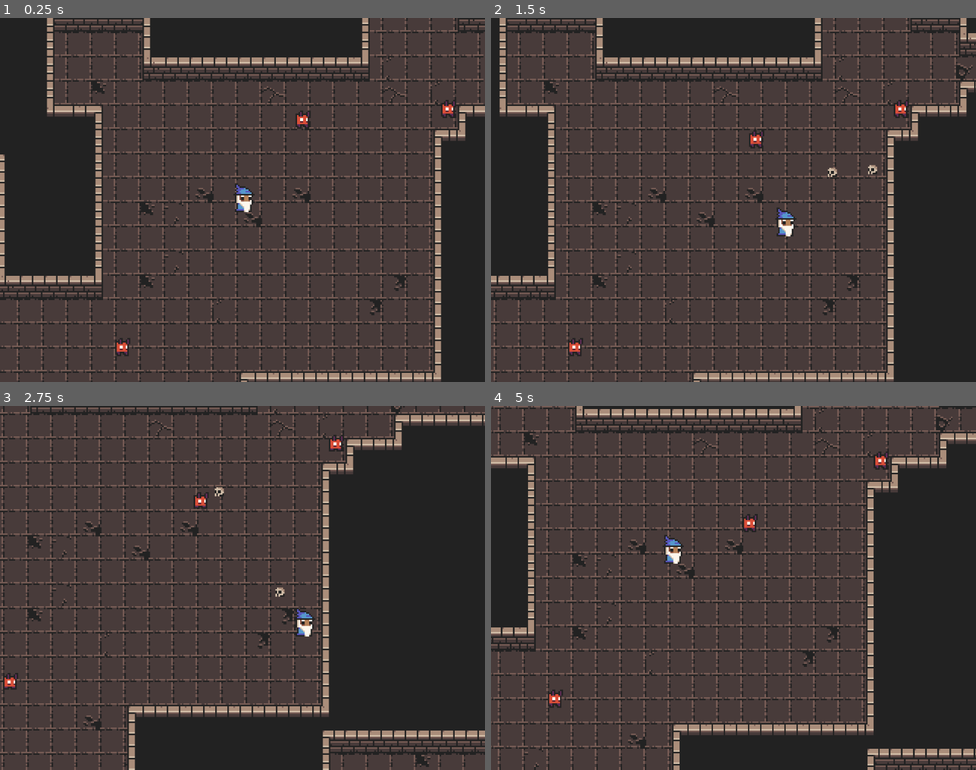
Above: before the commit, frames 1-4 (two rows, left to right).
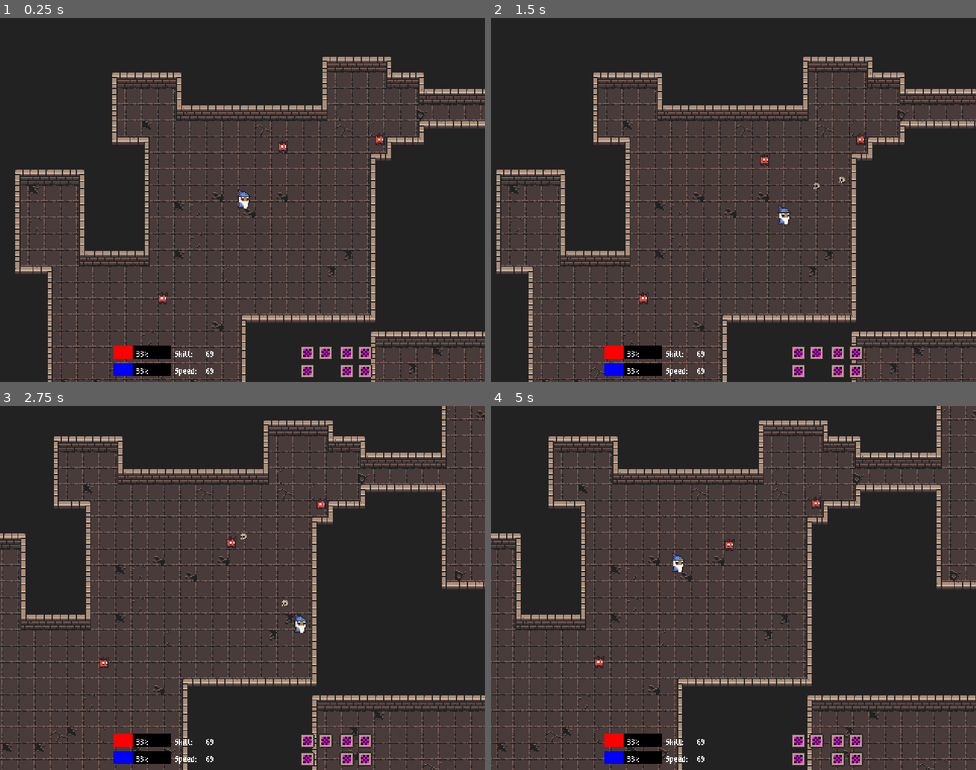
Above: after the commit, the same moments.

Repository: lownpho/mages
Game: Godot game, scene res://scenes/world.tscn
The game is run twice, just before and just after one commit, with the same random seed, the same clock (stepped at 60 frames per second) and the same inputs.
Inputs (mouse positions are in pixels of both pictures, inside the frame that each line leads up to):
- Up to frame 1 (0.25 s): no input
- Up to frame 2 (1.5 s): move the mouse to (840, 181) at 0.52 s; press the mouse at (840, 181) at 0.53 s; hold D (right) 0.53-1.28 s; move the mouse to (636, 218) at 1.27 s; release the mouse at (636, 218) at 1.28 s; hold S (down) from 1.28 s (still down); click (636, 218) at 1.35 s
- Up to frame 3 (2.75 s): move the mouse to (291, 507) at 2.02 s; release S (down) at 2.03 s; press the mouse at (291, 507) at 2.03 s; hold D (right) from 2.03 s (still down)
- Up to frame 4 (5 s): move the mouse to (709, 660) at 2.77 s; release D (right) at 2.78 s; release the mouse at (709, 660) at 2.78 s; hold W (up) 2.78-3.53 s; click (709, 660) at 2.85 s; move the mouse to (879, 642) at 3.52 s; press the mouse at (879, 642) at 3.53 s; hold A (left) from 3.53 s (still down); move the mouse to (588, 533) at 4.27 s; release the mouse at (588, 533) at 4.28 s; click (588, 533) at 4.35 s

The runs differ from the first frame. In frame 1, 49% of the frame differs, in the area x 0-100%, y 0-100%; in frame 2, 50%; in frame 3, 45%; in frame 4, 52%.

Commit message:
Add rough GUI

Diff:
--- /dev/null
+++ b/gui/theme.tres
@@ -0,0 +1,38 @@
+[gd_resource type="Theme" load_steps=7 format=3 uid="uid://b1ys22w5kvbpd"]
+
+[ext_resource type="FontFile" uid="uid://kkmwqdvog3u7" path="res://gui/m3x6.ttf" id="1_qgmjj"]
+[ext_resource type="Texture2D" uid="uid://dgbnlj6st3y5h" path="res://gui/ui.png" id="2_jlndv"]
+
+[sub_resource type="StyleBoxEmpty" id="StyleBoxEmpty_jlndv"]
+
+[sub_resource type="StyleBoxTexture" id="StyleBoxTexture_a8th1"]
+texture = ExtResource("2_jlndv")
+texture_margin_left = 3.0
+texture_margin_top = 3.0
+texture_margin_right = 3.0
+texture_margin_bottom = 3.0
+region_rect = Rect2(80, 104, 24, 24)
+
+[sub_resource type="StyleBoxFlat" id="StyleBoxFlat_jlndv"]
+bg_color = Color(0, 0, 0, 1)
+
+[sub_resource type="StyleBoxFlat" id="StyleBoxFlat_a8th1"]
+bg_color = Color(0, 1, 0, 1)
+
+[resource]
+Label/colors/font_color = Color(1, 1, 1, 1)
+Label/colors/font_outline_color = Color(0, 0, 0, 1)
+Label/colors/font_shadow_color = Color(0, 0, 0, 0)
+Label/constants/line_spacing = 3
+Label/constants/outline_size = 0
+Label/constants/shadow_offset_x = 1
+Label/constants/shadow_offset_y = 1
+Label/constants/shadow_outline_size = 1
+Label/font_sizes/font_size = 16
+Label/fonts/font = ExtResource("1_qgmjj")
+Label/styles/normal = SubResource("StyleBoxEmpty_jlndv")
+MarginContainer/constants/margin_bottom = 4
+PanelContainer/styles/panel = SubResource("StyleBoxTexture_a8th1")
+ProgressBar/fonts/font = ExtResource("1_qgmjj")
+ProgressBar/styles/background = SubResource("StyleBoxFlat_jlndv")
+ProgressBar/styles/fill = SubResource("StyleBoxFlat_a8th1")
--- a/project.godot
+++ b/project.godot
@@ -21,8 +21,8 @@
 
 [display]
 
-window/size/viewport_width=320
-window/size/viewport_height=240
+window/size/viewport_width=480
+window/size/viewport_height=360
 window/size/window_width_override=1280
 window/size/window_height_override=720
 window/stretch/mode="canvas_items"
--- a/scenes/world.tscn
+++ b/scenes/world.tscn
@@ -1,15 +1,26 @@
-[gd_scene load_steps=5 format=4 uid="uid://csw2alambl3eb"]
+[gd_scene load_steps=9 format=4 uid="uid://csw2alambl3eb"]
 
 [ext_resource type="PackedScene" uid="uid://cqjpouw1xepax" path="res://characters/player/player.tscn" id="1_nnsk1"]
 [ext_resource type="TileSet" uid="uid://lnp31c8lttjb" path="res://tilemaps/ground.tres" id="2_4wyf3"]
 [ext_resource type="TileSet" uid="uid://qvvs2lwd2gyo" path="res://tilemaps/walls.tres" id="2_rwgxs"]
 [ext_resource type="PackedScene" uid="uid://dvri3pbaf2jes" path="res://characters/enemies/small_demon.tscn" id="4_k0juu"]
+[ext_resource type="Theme" uid="uid://b1ys22w5kvbpd" path="res://gui/theme.tres" id="5_71j4m"]
+
+[sub_resource type="StyleBoxFlat" id="StyleBoxFlat_71j4m"]
+bg_color = Color(1, 0, 0, 1)
+
+[sub_resource type="StyleBoxFlat" id="StyleBoxFlat_qfnet"]
+bg_color = Color(0, 0, 1, 1)
+
+[sub_resource type="PlaceholderTexture2D" id="PlaceholderTexture2D_i7141"]
+size = Vector2(8, 8)
 
 [node name="World" type="Node2D"]
 
 [node name="Player" parent="." instance=ExtResource("1_nnsk1")]
 z_index = 1
 position = Vector2(164, 111)
+power = 100
 
 [node name="Ground" type="TileMapLayer" parent="."]
 z_index = -1
@@ -30,3 +41,126 @@
 
 [node name="SmallDemon3" parent="." instance=ExtResource("4_k0juu")]
 position = Vector2(299, 51)
+
+[node name="UI" type="CanvasLayer" parent="."]
+
+[node name="MarginContainer" type="MarginContainer" parent="UI"]
+anchors_preset = 7
+anchor_left = 0.5
+anchor_top = 1.0
+anchor_right = 0.5
+anchor_bottom = 1.0
+offset_left = -128.0
+offset_top = -36.0
+offset_right = 128.0
+grow_horizontal = 2
+grow_vertical = 0
+size_flags_horizontal = 4
+theme = ExtResource("5_71j4m")
+
+[node name="HBoxContainer" type="HBoxContainer" parent="UI/MarginContainer"]
+layout_mode = 2
+
+[node name="Bars" type="VBoxContainer" parent="UI/MarginContainer/HBoxContainer"]
+layout_mode = 2
+size_flags_horizontal = 3
+size_flags_stretch_ratio = 1.64
+
+[node name="HealthBar" type="ProgressBar" parent="UI/MarginContainer/HBoxContainer/Bars"]
+layout_mode = 2
+size_flags_vertical = 1
+theme_override_styles/fill = SubResource("StyleBoxFlat_71j4m")
+step = 1.0
+value = 33.0
+rounded = true
+
+[node name="ManaBar" type="ProgressBar" parent="UI/MarginContainer/HBoxContainer/Bars"]
+layout_mode = 2
+size_flags_vertical = 1
+theme_override_styles/fill = SubResource("StyleBoxFlat_qfnet")
+step = 1.0
+value = 33.0
+rounded = true
+
+[node name="VBoxContainer" type="GridContainer" parent="UI/MarginContainer/HBoxContainer"]
+layout_mode = 2
+size_flags_horizontal = 0
+columns = 2
+
+[node name="PowerLabel" type="Label" parent="UI/MarginContainer/HBoxContainer/VBoxContainer"]
+layout_mode = 2
+text = "Skill: "
+
+[node name="SpeedValue" type="Label" parent="UI/MarginContainer/HBoxContainer/VBoxContainer"]
+layout_mode = 2
+text = "69"
+
+[node name="SpeedLabel" type="Label" parent="UI/MarginContainer/HBoxContainer/VBoxContainer"]
+layout_mode = 2
+text = "Speed: "
+
+[node name="PowerValue" type="Label" parent="UI/MarginContainer/HBoxContainer/VBoxContainer"]
+layout_mode = 2
+text = "69"
+
+[node name="GridContainer" type="GridContainer" parent="UI/MarginContainer/HBoxContainer"]
+layout_mode = 2
+size_flags_horizontal = 10
+size_flags_vertical = 4
+size_flags_stretch_ratio = 3.25
+columns = 2
+
+[node name="PanelContainer" type="PanelContainer" parent="UI/MarginContainer/HBoxContainer/GridContainer"]
+layout_mode = 2
+
+[node name="TextureRect" type="TextureRect" parent="UI/MarginContainer/HBoxContainer/GridContainer/PanelContainer"]
+layout_mode = 2
+texture = SubResource("PlaceholderTexture2D_i7141")
+
+[node name="PanelContainer2" type="PanelContainer" parent="UI/MarginContainer/HBoxContainer/GridContainer"]
+layout_mode = 2
+
+[node name="TextureRect" type="TextureRect" parent="UI/MarginContainer/HBoxContainer/GridContainer/PanelContainer2"]
+layout_mode = 2
+texture = SubResource("PlaceholderTexture2D_i7141")
+
+[node name="PanelContainer3" type="PanelContainer" parent="UI/MarginContainer/HBoxContainer/GridContainer"]
+layout_mode = 2
+
+[node name="TextureRect" type="TextureRect" parent="UI/MarginContainer/HBoxContainer/GridContainer/PanelContainer3"]
+layout_mode = 2
+texture = SubResource("PlaceholderTexture2D_i7141")
+
+[node name="GridContainer2" type="GridContainer" parent="UI/MarginContainer/HBoxContainer"]
+layout_mode = 2
+size_flags_horizontal = 10
+size_flags_vertical = 4
+columns = 2
+
+[node name="PanelContainer" type="PanelContainer" parent="UI/MarginContainer/HBoxContainer/GridContainer2"]
+layout_mode = 2
+
+[node name="TextureRect" type="TextureRect" parent="UI/MarginContainer/HBoxContainer/GridContainer2/PanelContainer"]
+layout_mode = 2
+texture = SubResource("PlaceholderTexture2D_i7141")
+
+[node name="PanelContainer2" type="PanelContainer" parent="UI/MarginContainer/HBoxContainer/GridContainer2"]
+layout_mode = 2
+
+[node name="TextureRect" type="TextureRect" parent="UI/MarginContainer/HBoxContainer/GridContainer2/PanelContainer2"]
+layout_mode = 2
+texture = SubResource("PlaceholderTexture2D_i7141")
+
+[node name="PanelContainer3" type="PanelContainer" parent="UI/MarginContainer/HBoxContainer/GridContainer2"]
+layout_mode = 2
+
+[node name="TextureRect" type="TextureRect" parent="UI/MarginContainer/HBoxContainer/GridContainer2/PanelContainer3"]
+layout_mode = 2
+texture = SubResource("PlaceholderTexture2D_i7141")
+
+[node name="PanelContainer4" type="PanelContainer" parent="UI/MarginContainer/HBoxContainer/GridContainer2"]
+layout_mode = 2
+
+[node name="TextureRect" type="TextureRect" parent="UI/MarginContainer/HBoxContainer/GridContainer2/PanelContainer4"]
+layout_mode = 2
+texture = SubResource("PlaceholderTexture2D_i7141")
Binary file added: gui/m3x6.ttf
Not shown, added: gui/m3x6.ttf.import
Binary file added: gui/ui.png
Not shown, added: gui/ui.png.import
